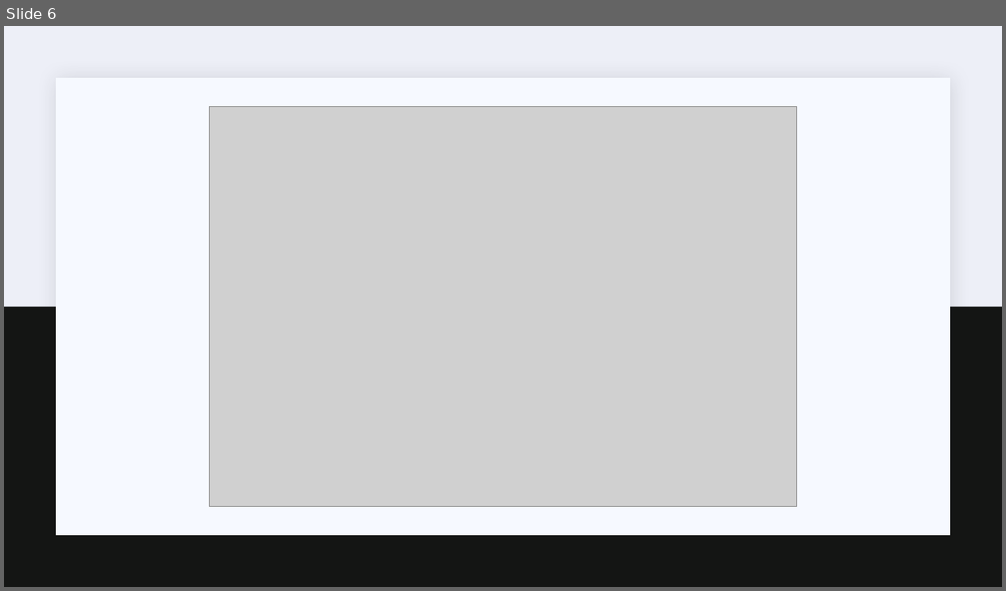
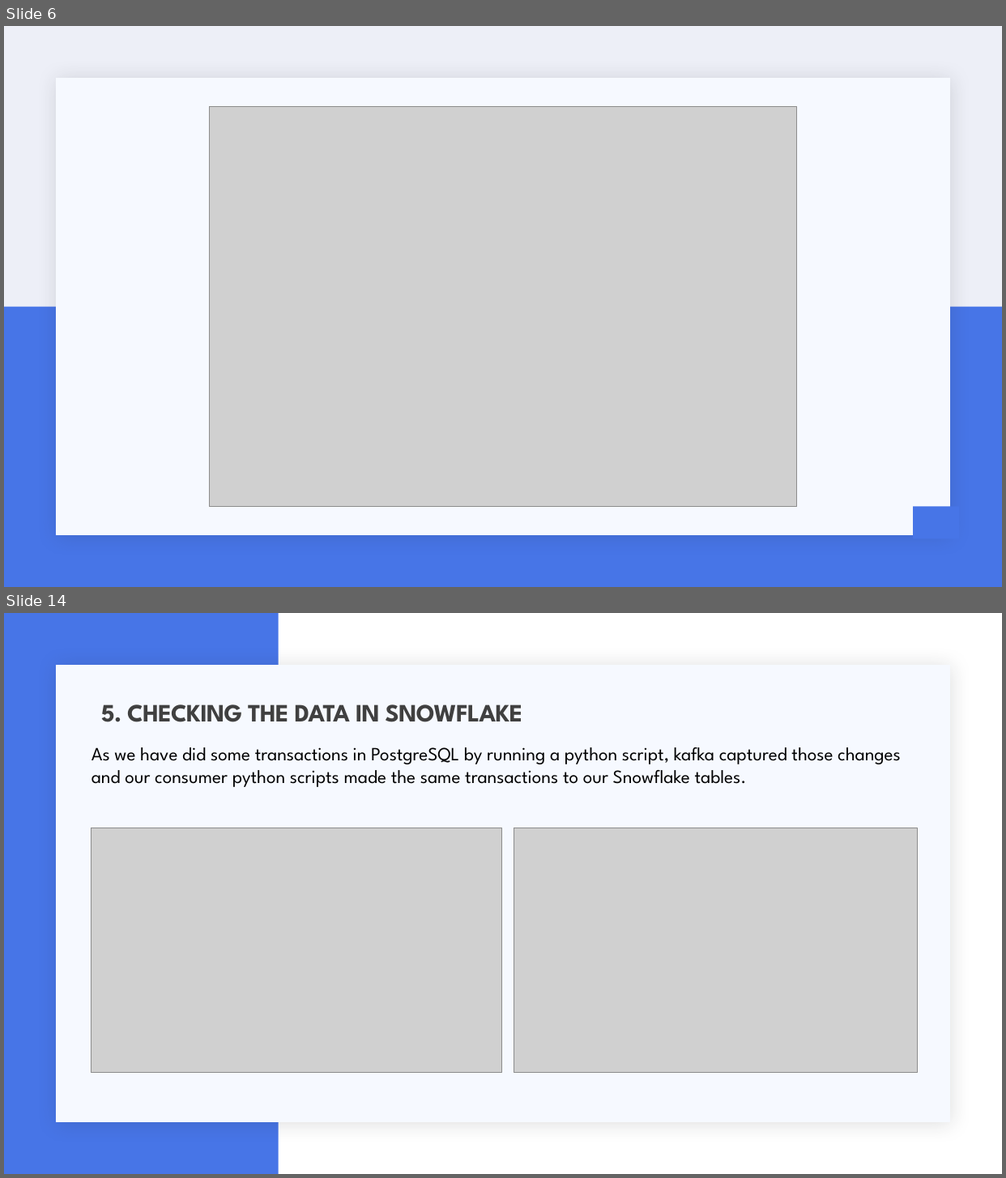
Before and after one commit to ranjith-ofcl/kafka_data_streaming, a slide deck: documents/about_project.pptx. Shown one above the other, each under a label of ours: slide 6 before the commit, slides 6 and 14 after it; the slides between them are not shown. The pictures are 1006x591 and 1006x1178 pixels, drawn with LibreOffice and Linux fonts; fonts in the diff are those of the drawing; grey boxes stand for pictures. Boxes give left, top, right and bottom in pixels: in the first picture for what was removed or moved away, otherwise in the second. Text is boxed around its words. In the diff, an @@ line names an element or a change of style, - is before the commit and + after.

```diff
--- a/documents/about_project.pptx
+++ b/documents/about_project.pptx
@@ slide 14 added at bbox=[4, 613, 1002, 1174], background #FFFFFF; not listed: 1 template element that a slide beside it also shows @@
@@ rectangle added at bbox=[4, 613, 278, 1174], fill #4775E7 @@
@@ title added at bbox=[101, 705, 523, 722], 24 pt, text #404040, bold @@
+5. CHECKING THE DATA IN SNOWFLAKE
@@ text added at bbox=[91, 747, 901, 787], 18 pt, text #000000 @@
+As we have did some transactions in PostgreSQL by running a python script, kafka captured those changes and our consumer python scripts made the same transactions to our Snowflake tables.
@@ picture added at bbox=[91, 828, 502, 1072] @@
@@ picture added at bbox=[513, 828, 918, 1072] @@
@@ slide 6 changed as well @@
@@ rectangle at bbox=[4, 307, 1002, 587]: fill #141514 to #4775E7 @@
@@ rectangle added at bbox=[914, 506, 959, 539], fill #4775E7 @@
```
Also in this commit, not shown: 6 other slides changed, 8 other slides added, 10 slides removed, 11 other files.
